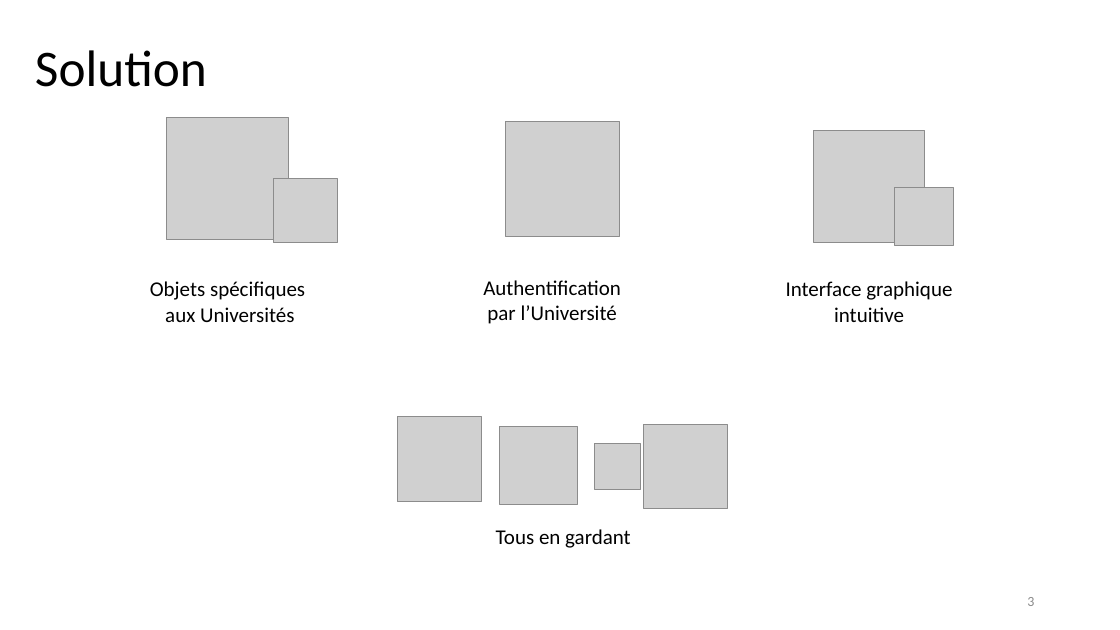
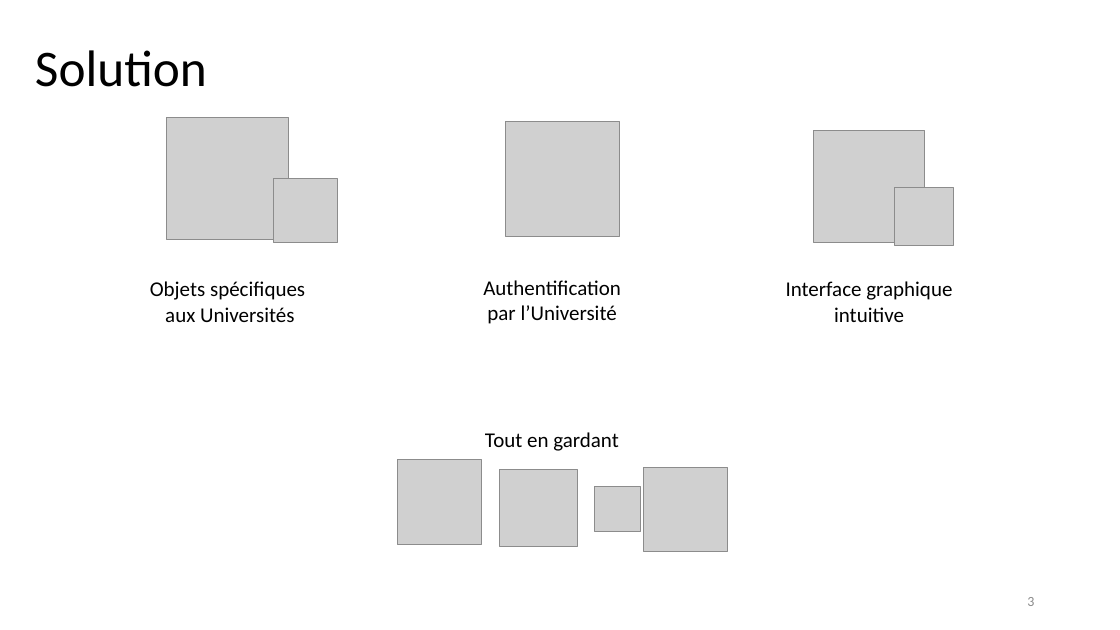
Before and after one commit to unige-pinfo-2019/PInfo1, a slide deck: slide 3 of Docs/UNIbay_DeskPitchFinal.pptx. Drawn at 1120x630 pixels with LibreOffice and Linux fonts; fonts in the diff are those of the drawing; grey boxes stand for pictures. Boxes give left, top, right and bottom in pixels: in the first picture for what was removed or moved away, otherwise in the second. Text is boxed around its words. In the diff, an @@ line names an element or a change of style, - is before the commit and + after.

```diff
--- a/Docs/UNIbay_DeskPitchFinal.pptx
+++ b/Docs/UNIbay_DeskPitchFinal.pptx
@@ text at <box>485,432,619,451</box>: text changed @@
-Tous en gardant
+Tout en gardant
@@ 3 pictures: place and size @@
-3 pictures at <box>397,417,728,508</box>
+3 pictures at <box>397,460,728,551</box>
@@ picture: place and size @@
-picture at <box>595,444,640,489</box>
+picture at <box>595,486,640,532</box>
```
Also in this commit, not shown: 10 other slides changed, 1 slide added, 1 slide removed.
